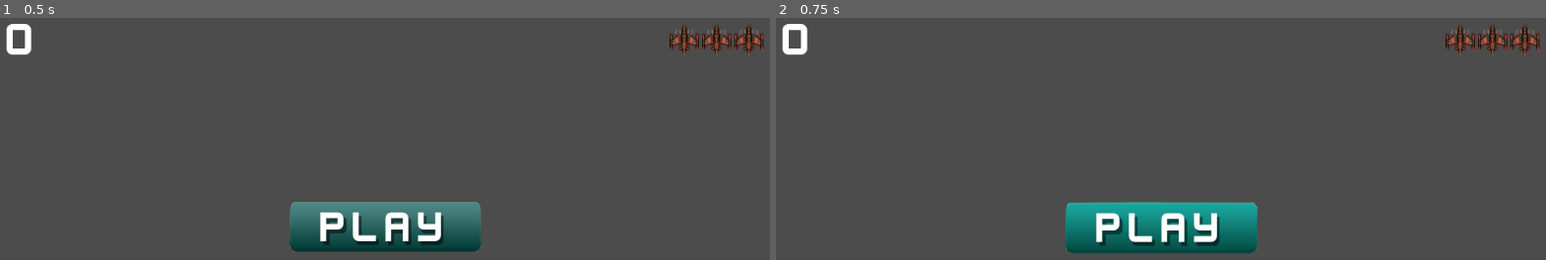
Above: before the commit, frames 1-2 (left to right).
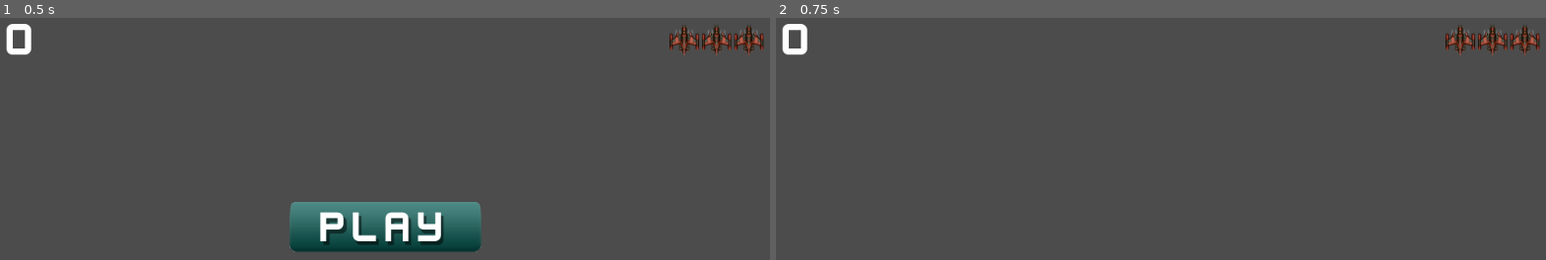
Above: after the commit, the same moments.

Repository: arch13b4ld/godot-game-engine-projects
Game: Godot game, scene res://data/ui/HUD.tscn
Same seed, same stepped clock (60 frames per second), same inputs: the game is played once before the commit and once after it. This scene is started directly instead of the project's main scene.
Inputs (mouse positions are in pixels of both pictures, inside the frame that each line leads up to):
- Up to frame 1 (0.5 s): no input
- Up to frame 2 (0.75 s): click (1161, 226) at 0.5 s

Frame 1 is identical in both runs. In frame 2, 5.2% of the frame differs, in the area x 37-63%, y 76-98%.

Commit message:
Updated display control in HUD scene

Diff:
--- a/04-space-rocks/data/ui/HUD.gd
+++ b/04-space-rocks/data/ui/HUD.gd
@@ -3,6 +3,11 @@
 signal start_game
 
 var lives_counter = []
+
+func game_over():
+	show_message("Game Over :(")
+	yield($TimerMessage, "timeout")
+	$ButtonStart.show()
 
 func update_lives(value):
 	for life in range(lives_counter.size()):
@@ -16,6 +21,14 @@
 	$LabelMessage.show()
 	$TimerMessage.start()
 
+func _on_TimerMessage_timeout():
+	$LabelMessage.text = ""
+	$LabelMessage.hide()
+
+func _on_ButtonStart_pressed():
+	$ButtonStart.hide()
+	emit_signal("start_game")
+
 func _ready():
 	lives_counter = [
 		$MarginContainer/HBoxContainer/LivesCounter/Life1,
--- a/04-space-rocks/data/ui/HUD.tscn
+++ b/04-space-rocks/data/ui/HUD.tscn
@@ -91,3 +91,5 @@
 [node name="TimerMessage" type="Timer" parent="."]
 wait_time = 2.0
 one_shot = true
+[connection signal="pressed" from="ButtonStart" to="." method="_on_ButtonStart_pressed"]
+[connection signal="timeout" from="TimerMessage" to="." method="_on_TimerMessage_timeout"]
